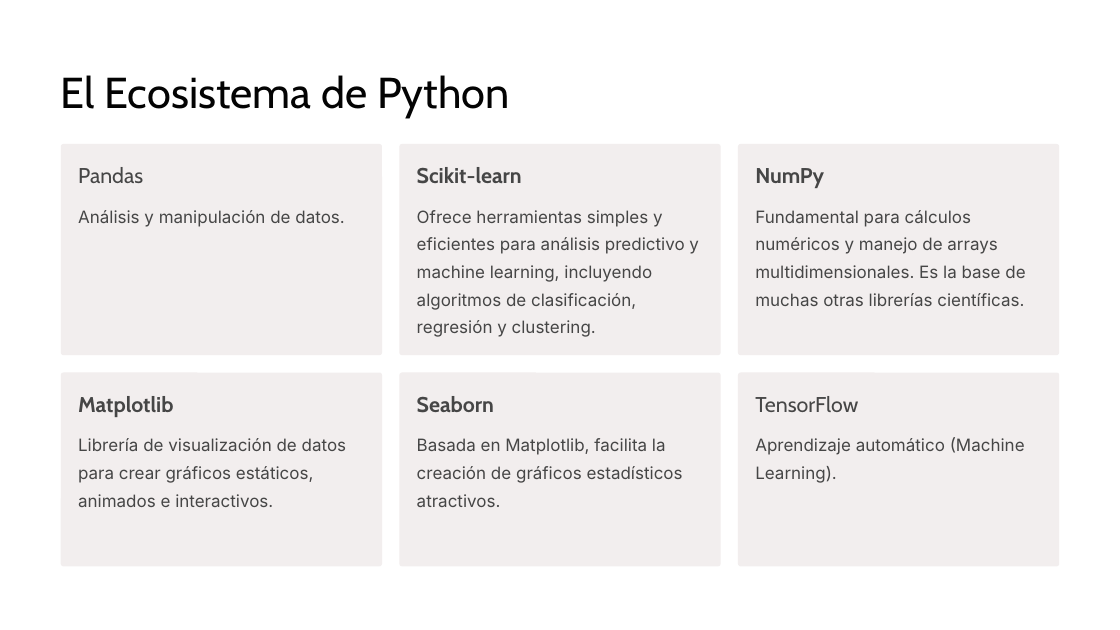
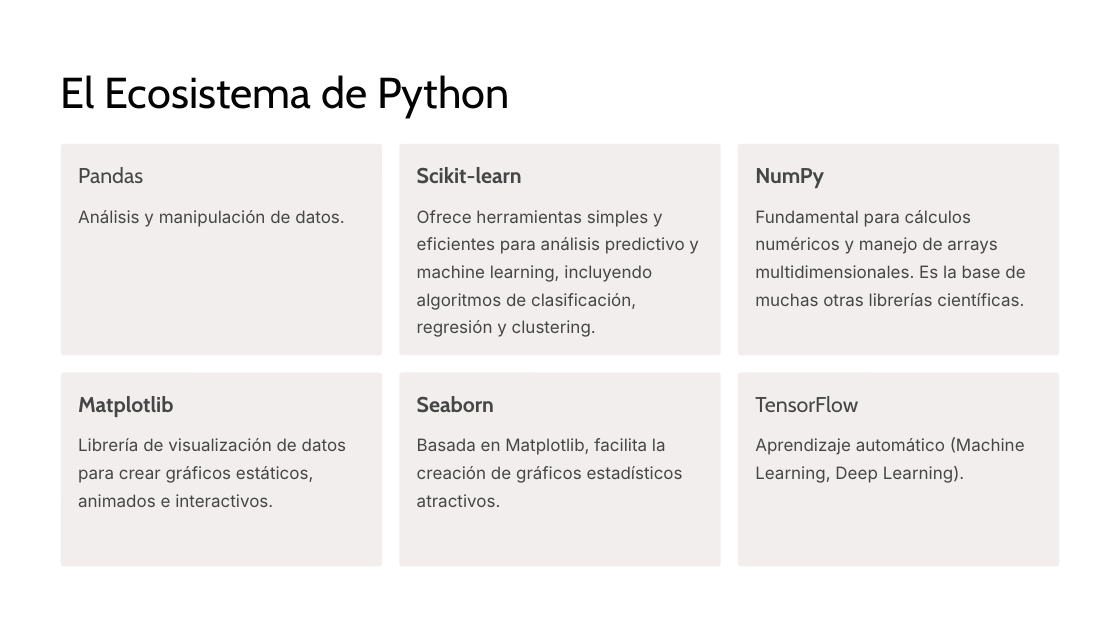
Before and after one commit to CarlosRubenBageta/Curso-Introduccion-a-Python-para-Data-Science, a slide deck: slide 7 of Clase 1/Descubre-Python-Tu-Primer-Paso-en-Programacion.pptx (slide 8 before the commit). Drawn at 1120x630 pixels with LibreOffice and Linux fonts; fonts in the diff are those of the drawing; background and template pictures are left out. Boxes give left, top, right and bottom in pixels: in the first picture for what was removed or moved away, otherwise in the second. Text is boxed around its words. In the diff, an @@ line names an element or a change of style, - is before the commit and + after.

```diff
--- a/Clase 1/Descubre-Python-Tu-Primer-Paso-en-Programacion.pptx
+++ b/Clase 1/Descubre-Python-Tu-Primer-Paso-en-Programacion.pptx
@@ text at [755,437,1025,483]: text changed @@
-Aprendizaje automático (Machine Learning).
+Aprendizaje automático (Machine Learning, Deep Learning).
```
Also in this commit, not shown: 3 other slides changed, 1 slide removed, 10 other files.
